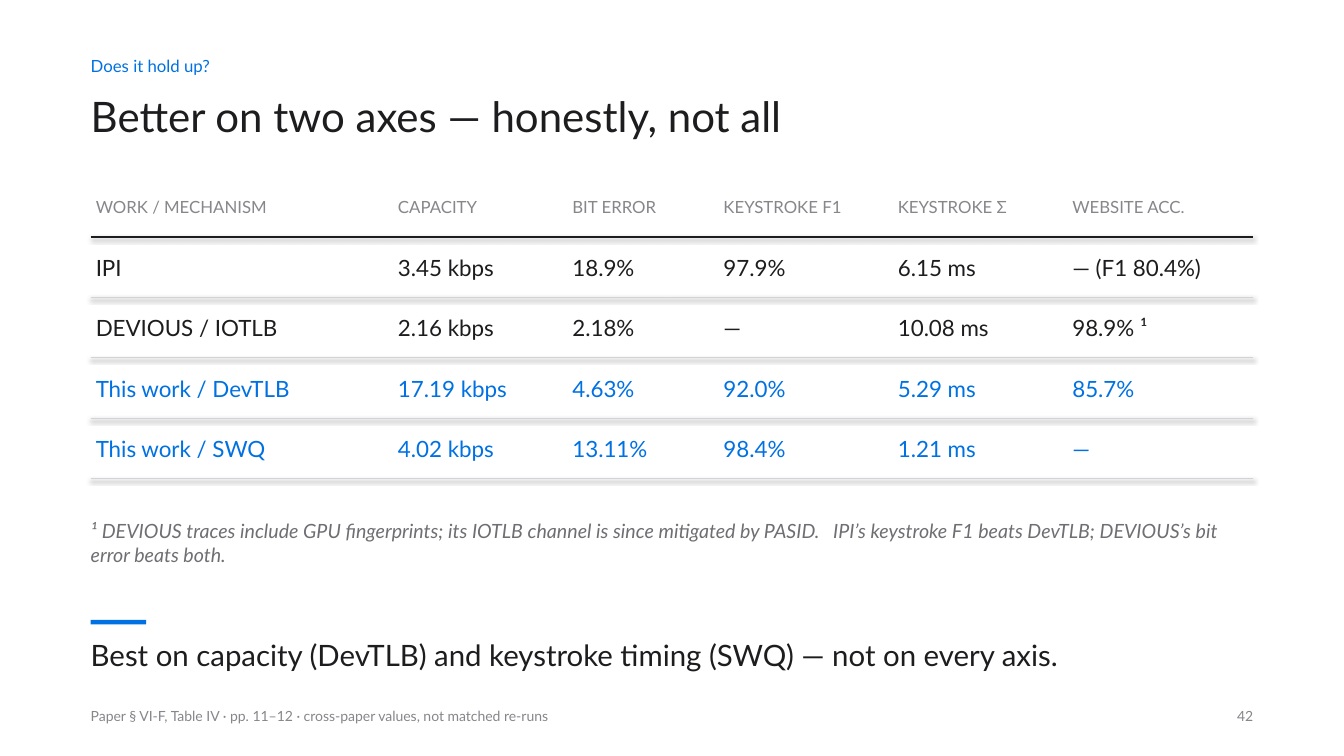
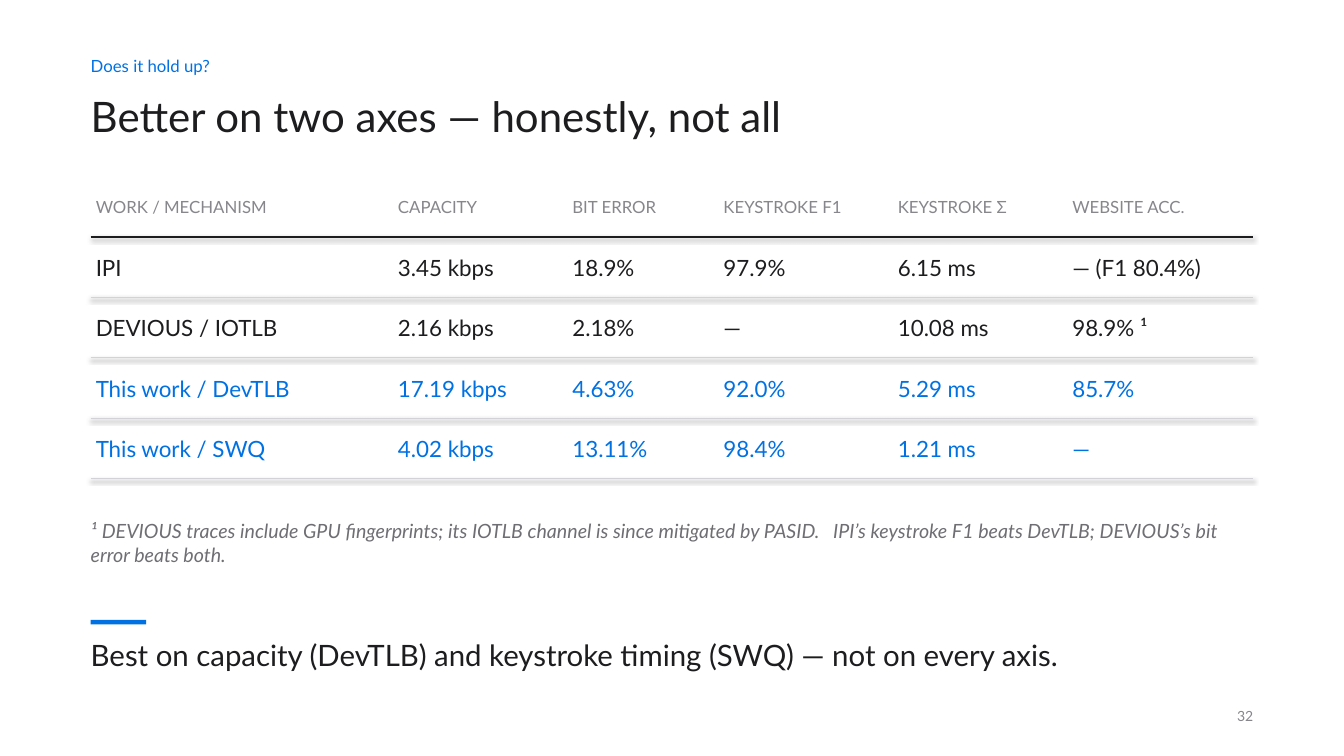
Before and after one commit to siddharthbc/Microarch-presentation, a slide deck: slide 32 of deck_v2/output/DSASSASSIN_v2.pptx (slide 42 before the commit). Drawn at 1344x756 pixels with LibreOffice and Linux fonts; fonts in the diff are those of the drawing. Boxes give left, top, right and bottom in pixels: in the first picture for what was removed or moved away, otherwise in the second. Text is boxed around its words. In the diff, an @@ line names an element or a change of style, - is before the commit and + after.

```diff
--- a/deck_v2/output/DSASSASSIN_v2.pptx
+++ b/deck_v2/output/DSASSASSIN_v2.pptx
@@ text removed at [91, 711, 548, 724] @@
-Paper § VI-F, Table IV · pp. 11–12 · cross-paper values, not matched re-runs
@@ text at [1237, 711, 1253, 721]: text changed @@
-42
+32
```
Also in this commit, not shown: 37 other slides changed, 5 slides added, 22 slides removed, 54 other files.
